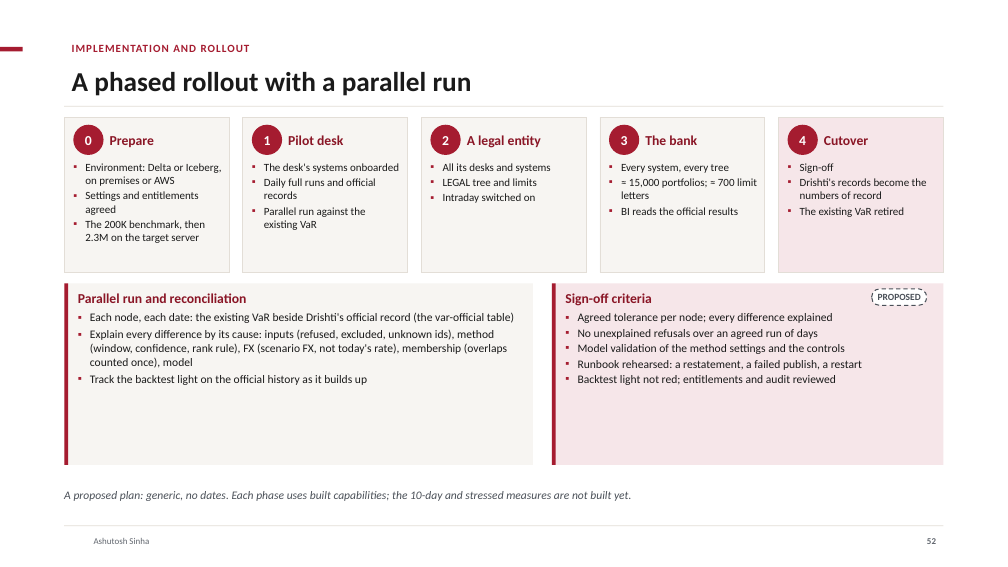
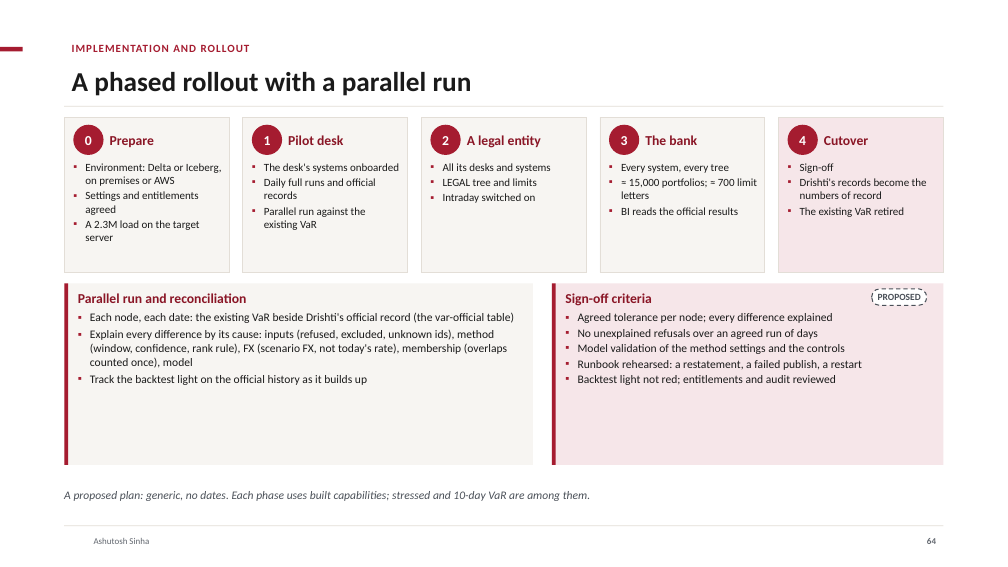
Before and after one commit to ajsinha/drishti, a slide deck: slide 64 of docs/publications/Drishti-VaR-Engine.pptx (slide 52 before the commit). Drawn at 1008x567 pixels with LibreOffice and Linux fonts; fonts in the diff are those of the drawing; background and template pictures are left out. Boxes give left, top, right and bottom in pixels: in the first picture for what was removed or moved away, otherwise in the second. Text is boxed around its words. In the diff, an @@ line names an element or a change of style, - is before the commit and + after.

```diff
--- a/docs/publications/Drishti-VaR-Engine.pptx
+++ b/docs/publications/Drishti-VaR-Engine.pptx
@@ text at (x1=85, y1=220, x2=200, y2=241): text changed @@
-▪ The 200K benchmark, then 2.3M on the target server
+▪ A 2.3M load on the target server
@@ text at (x1=64, y1=491, x2=590, y2=501): text changed @@
-A proposed plan: generic, no dates. Each phase uses built capabilities; the 10-day and stressed measures are not built yet.
+A proposed plan: generic, no dates. Each phase uses built capabilities; stressed and 10-day VaR are among them.
@@ page number at (x1=927, y1=538, x2=936, y2=544): text changed @@
-52
+64
```
Also in this commit, not shown: 23 other slides changed, 13 slides added, 1 slide removed, 7 other files.
